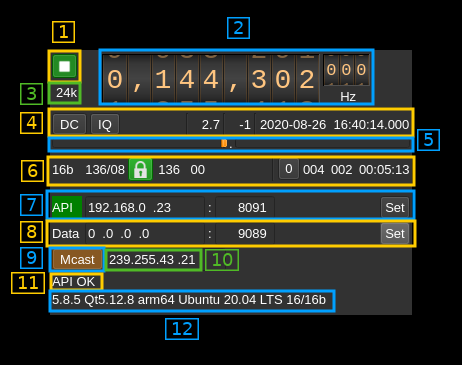
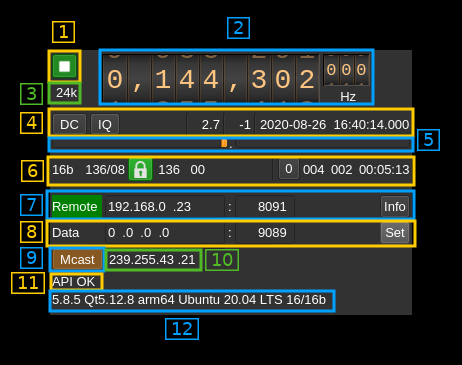
Comparing the layer stacks of the two 462 × 365 images. Changes:
added layer "Patch_01" above "Pasted Layer" over (x1=52, y1=195, x2=410, y2=244)
